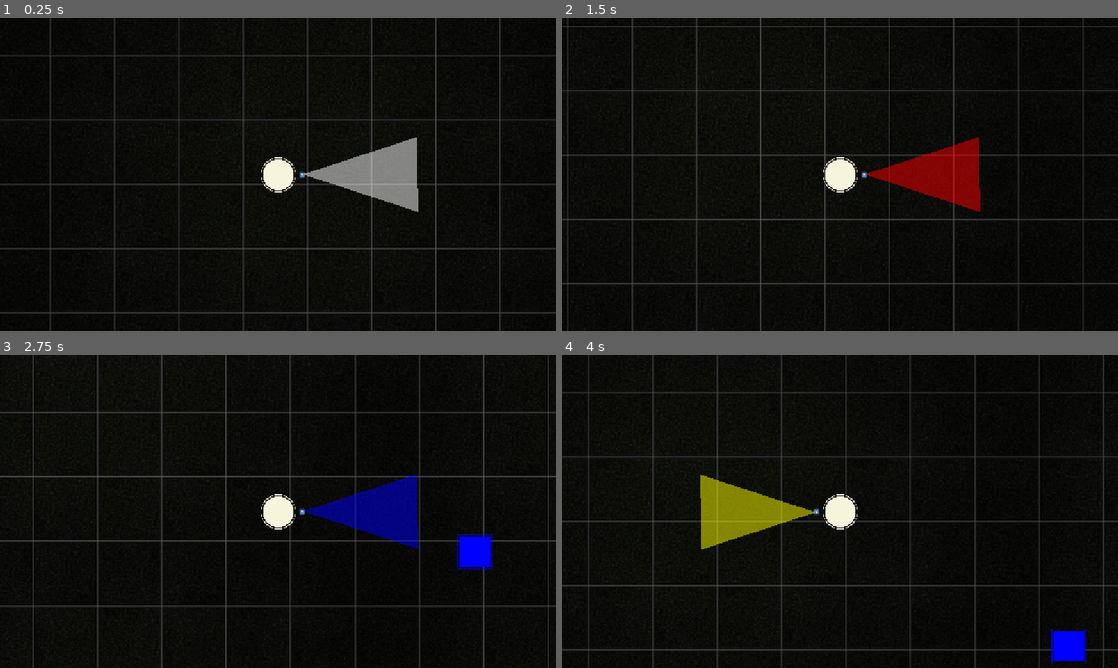
Above: before the commit, frames 1-4 (two rows, left to right).
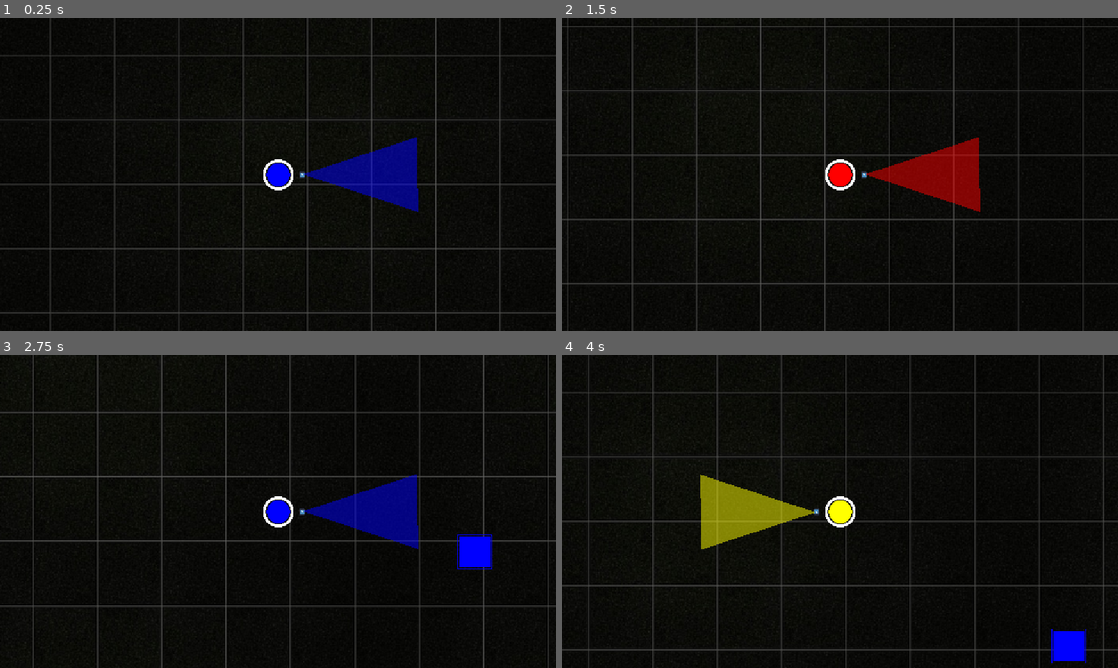
Above: after the commit, the same moments.

Repository: Team-Pufferfish/chromatic-survivors
Game: Godot game, scene res://Scenes/Game.tscn
Same seed, same stepped clock (60 frames per second), same inputs: the game is played once before the commit and once after it. The engine's default icon, where the game draws it, is replaced by a stand-in: a white triangle on a blue panel in a dark square.
Inputs:
- Up to frame 1 (0.25 s): no input
- Up to frame 2 (1.5 s): tap Enter at 0.5 s; hold D (p1_right) 0.53-1.28 s; tap T (p1_color_blue) at 0.6 s; tap R (p1_color_red) at 0.8, 1.35 s; hold S (p1_down) from 1.28 s (still down)
- Up to frame 3 (2.75 s): tap Y (p1_color_yellow) at 1.55, 2.1 s; release S (p1_down) at 2.03 s; hold D (p1_right) from 2.03 s (still down); tap T (p1_color_blue) at 2.3 s
- Up to frame 4 (4 s): release D (p1_right) at 2.78 s; hold W (p1_up) 2.78-3.53 s; tap Down (p1_aim_down) at 2.85 s; tap R (p1_color_red) at 3.05 s; hold A (p1_left) from 3.53 s (still down); tap Left (p1_aim_left) at 3.6 s; tap Y (p1_color_yellow) at 3.8 s

The runs differ from the first frame. In frame 1, 2.9% of the frame differs, in the area x 47-76%, y 38-62%; in frame 2, 0.5%; in frame 3, 0.5%; in frame 4, 0.5%.

Commit message:
Player svg approach

Diff:
--- a/chromatic-survivors/Scenes/Player.tscn
+++ b/chromatic-survivors/Scenes/Player.tscn
@@ -1,8 +1,9 @@
-[gd_scene load_steps=6 format=3 uid="uid://ch76b74jwc7xw"]
+[gd_scene load_steps=7 format=3 uid="uid://ch76b74jwc7xw"]
 
 [ext_resource type="Script" uid="uid://b0f4vc4voec0e" path="res://Scripts/Player.gd" id="1_kyqiw"]
-[ext_resource type="Script" uid="uid://blnxr2l1x4m28" path="res://SimplePlayerShape.gd" id="2_dewec"]
 [ext_resource type="Texture2D" uid="uid://4crablaydxfn" path="res://icon.svg" id="2_gntrk"]
+[ext_resource type="Texture2D" uid="uid://pwttaoyf1od1" path="res://circle-svgrepo-com.svg" id="4_5ixxa"]
+[ext_resource type="Texture2D" uid="uid://bjufdy268v7op" path="res://circle-black-geometric-shape-svgrepo-com.svg" id="5_nn08x"]
 
 [sub_resource type="CircleShape2D" id="CircleShape2D_dewec"]
 radius = 32.0
@@ -12,10 +13,6 @@
 
 [node name="Player" type="CharacterBody2D"]
 script = ExtResource("1_kyqiw")
-
-[node name="Graphic" type="Node2D" parent="."]
-scale = Vector2(32, 32)
-script = ExtResource("2_dewec")
 
 [node name="CollisionShape2D" type="CollisionShape2D" parent="."]
 shape = SubResource("CircleShape2D_dewec")
@@ -47,3 +44,12 @@
 position = Vector2(40, 0)
 color = Color(1, 1, 1, 0.286275)
 polygon = PackedVector2Array(11, -1, 247, -78, 250, 77)
+
+[node name="Outside" type="Sprite2D" parent="."]
+scale = Vector2(0.08, 0.08)
+texture = ExtResource("4_5ixxa")
+
+[node name="Inside" type="Sprite2D" parent="."]
+modulate = Color(0, 0.0431373, 1, 1)
+scale = Vector2(0.06, 0.06)
+texture = ExtResource("5_nn08x")
--- a/chromatic-survivors/Scripts/Player.gd
+++ b/chromatic-survivors/Scripts/Player.gd
@@ -10,9 +10,9 @@
 var last_aim = Vector2.RIGHT
 var damage_rate = 2.0;
 
-var light_damage_interval := 0.25  # seconds between hits
+var light_damage_interval := 0.05  # seconds between hits
 var light_damage_timer := 0.0
-var light_damage_amount = 2;
+var light_damage_amount = 1;
 
 var light_colour = LightColour.RED
 
@@ -21,7 +21,9 @@
 @onready var light_rotate: Node2D = $LightRotate
 
 func _ready() -> void:
-	$Graphic.fill = 1
+	light_colour = LightColour.BLUE
+	$LightRotate/LineCone/LightColor.color = Color.BLUE
+	$Inside.modulate = Color.BLUE
 
 func _physics_process(delta: float) -> void:
 	var direction = Input.get_vector("p1_left", "p1_right","p1_up","p1_down");
@@ -36,13 +38,16 @@
 	if(Input.is_action_just_released("p1_color_blue")):
 		light_colour = LightColour.BLUE
 		$LightRotate/LineCone/LightColor.color = Color.BLUE
+		$Inside.modulate = Color.BLUE
 
 	if(Input.is_action_just_released("p1_color_red")):
 		light_colour = LightColour.RED
 		$LightRotate/LineCone/LightColor.color = Color.RED
+		$Inside.modulate = Color.RED
 	if(Input.is_action_just_released("p1_color_yellow")):
 		light_colour = LightColour.YELLOW
 		$LightRotate/LineCone/LightColor.color = Color.YELLOW
+		$Inside.modulate = Color.YELLOW
 	$LightRotate/LineCone/LightColor.color.a = 0.5
 
 	velocity = direction * speed;
@@ -53,7 +58,7 @@
 	if enemies_colliding.size() > 0:
 		CURRENT_HEALTH -= damage_rate * enemies_colliding.size()
 		CURRENT_HEALTH = max(CURRENT_HEALTH, 0)
-		$Graphic.fill = CURRENT_HEALTH / MAX_HEALTH
+		$Inside.scale = Vector2(CURRENT_HEALTH / MAX_HEALTH * 0.06,CURRENT_HEALTH / MAX_HEALTH * 0.06)
 
 	if CURRENT_HEALTH <= 0:
 		emit_signal("player_is_dead")
--- /dev/null
+++ b/chromatic-survivors/circle-black-geometric-shape-svgrepo-com.svg
@@ -0,0 +1,11 @@
+<?xml version="1.0" encoding="iso-8859-1"?>
+<!-- Uploaded to: SVG Repo, www.svgrepo.com, Generator: SVG Repo Mixer Tools -->
+<!DOCTYPE svg PUBLIC "-//W3C//DTD SVG 1.1//EN" "http://www.w3.org/Graphics/SVG/1.1/DTD/svg11.dtd">
+<svg fill="#FFFFFF" version="1.1" id="Capa_1" xmlns="http://www.w3.org/2000/svg" xmlns:xlink="http://www.w3.org/1999/xlink"
+	 width="800px" height="800px" viewBox="0 0 25.334 25.334"
+	 xml:space="preserve">
+<g>
+	<path d="M25.334,12.667c0,6.996-5.672,12.667-12.668,12.667C5.672,25.334,0,19.663,0,12.667S5.672,0,12.666,0
+		C19.662,0,25.334,5.671,25.334,12.667z"/>
+</g>
+</svg>
--- /dev/null
+++ b/chromatic-survivors/circle-svgrepo-com.svg
@@ -0,0 +1,7 @@
+<?xml version="1.0" encoding="iso-8859-1"?>
+<!-- Uploaded to: SVG Repo, www.svgrepo.com, Generator: SVG Repo Mixer Tools -->
+<svg fill="#FFFFFF" height="800px" width="800px" version="1.1" id="Layer_1" xmlns="http://www.w3.org/2000/svg" xmlns:xlink="http://www.w3.org/1999/xlink"
+	 viewBox="0 0 330 330" xml:space="preserve">
+<path id="XMLID_520_" d="M165,0C74.019,0,0,74.019,0,165s74.019,165,165,165s165-74.019,165-165S255.982,0,165,0z M165,300
+	C90.561,300,30,239.44,30,165S90.561,30,165,30c74.439,0,135,60.561,135,135S239.439,300,165,300z"/>
+</svg>
--- /dev/null
+++ b/chromatic-survivors/star-svgrepo-com-2.svg
@@ -0,0 +1,6 @@
+<?xml version="1.0" encoding="utf-8"?>
+<!-- Uploaded to: SVG Repo, www.svgrepo.com, Generator: SVG Repo Mixer Tools -->
+<svg fill="#FFFFFF" width="800px" height="800px" viewBox="0 0 32 32" version="1.1" xmlns="http://www.w3.org/2000/svg">
+<title>star</title>
+<path d="M3.488 13.184l6.272 6.112-1.472 8.608 7.712-4.064 7.712 4.064-1.472-8.608 6.272-6.112-8.64-1.248-3.872-7.808-3.872 7.808z"></path>
+</svg>
--- /dev/null
+++ b/chromatic-survivors/star-svgrepo-com.svg
@@ -0,0 +1,2 @@
+<?xml version="1.0" ?><!-- Uploaded to: SVG Repo, www.svgrepo.com, Generator: SVG Repo Mixer Tools -->
+<svg width="800px" height="800px" viewBox="0 0 24 24" fill="none" xmlns="http://www.w3.org/2000/svg"><path d="M14.65 8.93274L12.4852 4.30901C12.2923 3.89699 11.7077 3.897 11.5148 4.30902L9.35002 8.93274L4.45559 9.68243C4.02435 9.74848 3.84827 10.2758 4.15292 10.5888L7.71225 14.2461L6.87774 19.3749C6.80571 19.8176 7.27445 20.1487 7.66601 19.9317L12 17.5299L16.334 19.9317C16.7256 20.1487 17.1943 19.8176 17.1223 19.3749L16.2878 14.2461L19.8471 10.5888C20.1517 10.2758 19.9756 9.74848 19.5444 9.68243L14.65 8.93274Z" stroke="#FFFFFF" stroke-linecap="round" stroke-linejoin="round"/></svg>
Not shown, added: chromatic-survivors/circle-black-geometric-shape-svgrepo-com.svg.import
Not shown, added: chromatic-survivors/circle-svgrepo-com.svg.import
Not shown, added: chromatic-survivors/star-svgrepo-com-2.svg.import
Not shown, added: chromatic-survivors/star-svgrepo-com.svg.import
Not shown, changed: .gitignore
